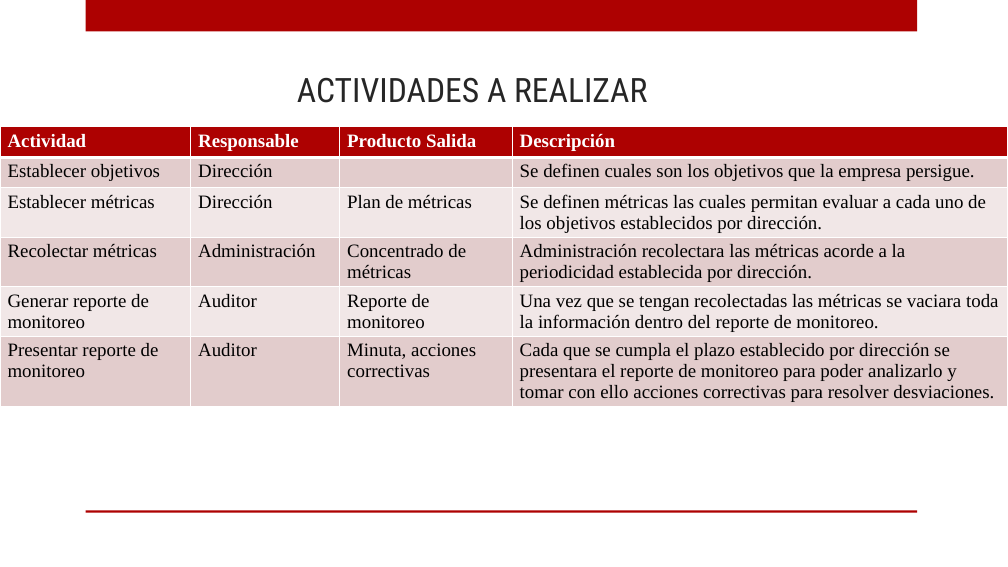
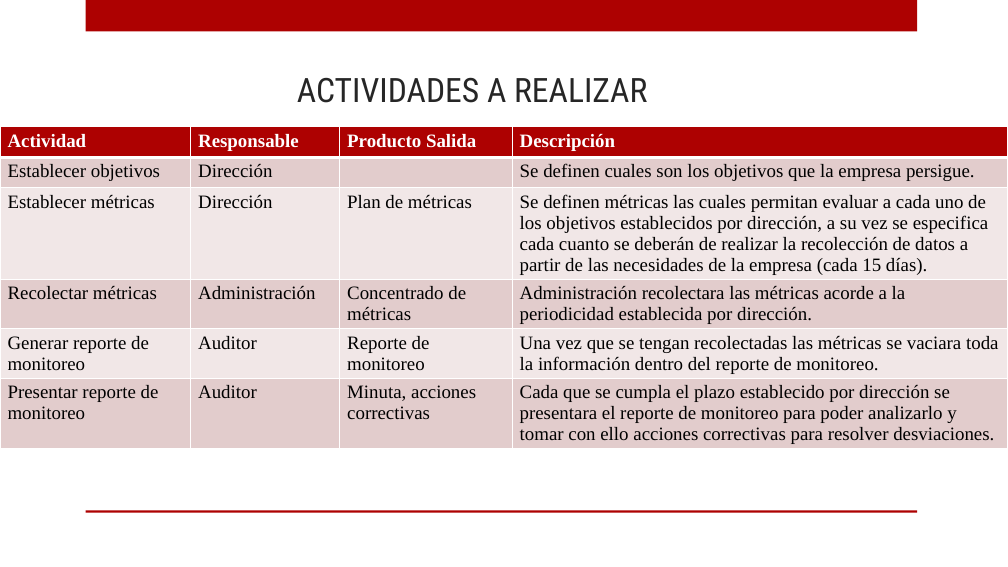
Before and after one commit to ricardo-novelasos/SOSQTP, a slide deck: slide 35 of capacitacion.pptx. Drawn at 1008x567 pixels with LibreOffice and Linux fonts; fonts in the diff are those of the drawing; background and template pictures are left out. Boxes give left, top, right and bottom in pixels: in the first picture for what was removed or moved away, otherwise in the second. Text is boxed around its words. In the diff, an @@ line names an element or a change of style, - is before the commit and + after.

```diff
--- a/capacitacion.pptx
+++ b/capacitacion.pptx
@@ table at [0, 126, 1008, 467] @@
-row 3, column 4: Se definen métricas las cuales permitan evaluar a cada uno de los objetivos establecidos por dirección.
+row 3, column 4: Se definen métricas las cuales permitan evaluar a cada uno de los objetivos establecidos por dirección, a su vez se especifica cada cuanto se deberán de realizar la recolección de datos a partir de las necesidades de la empresa (cada 15 días).
```
Also in this commit, not shown: 6 other slides changed, 1 slide added.
